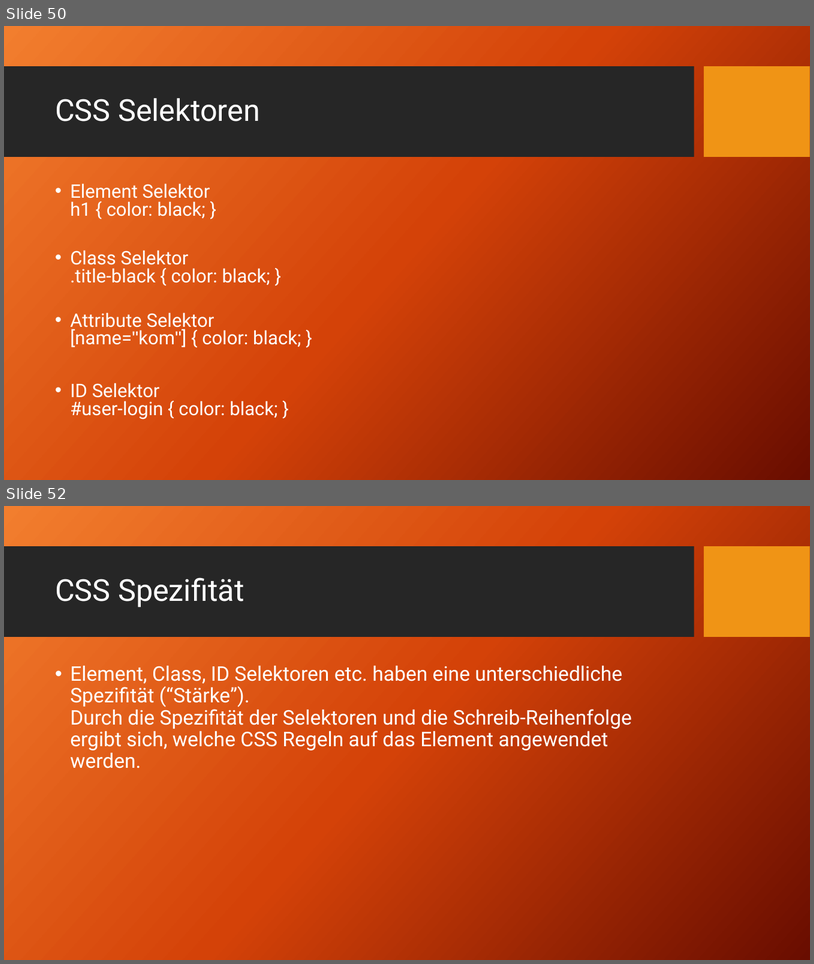
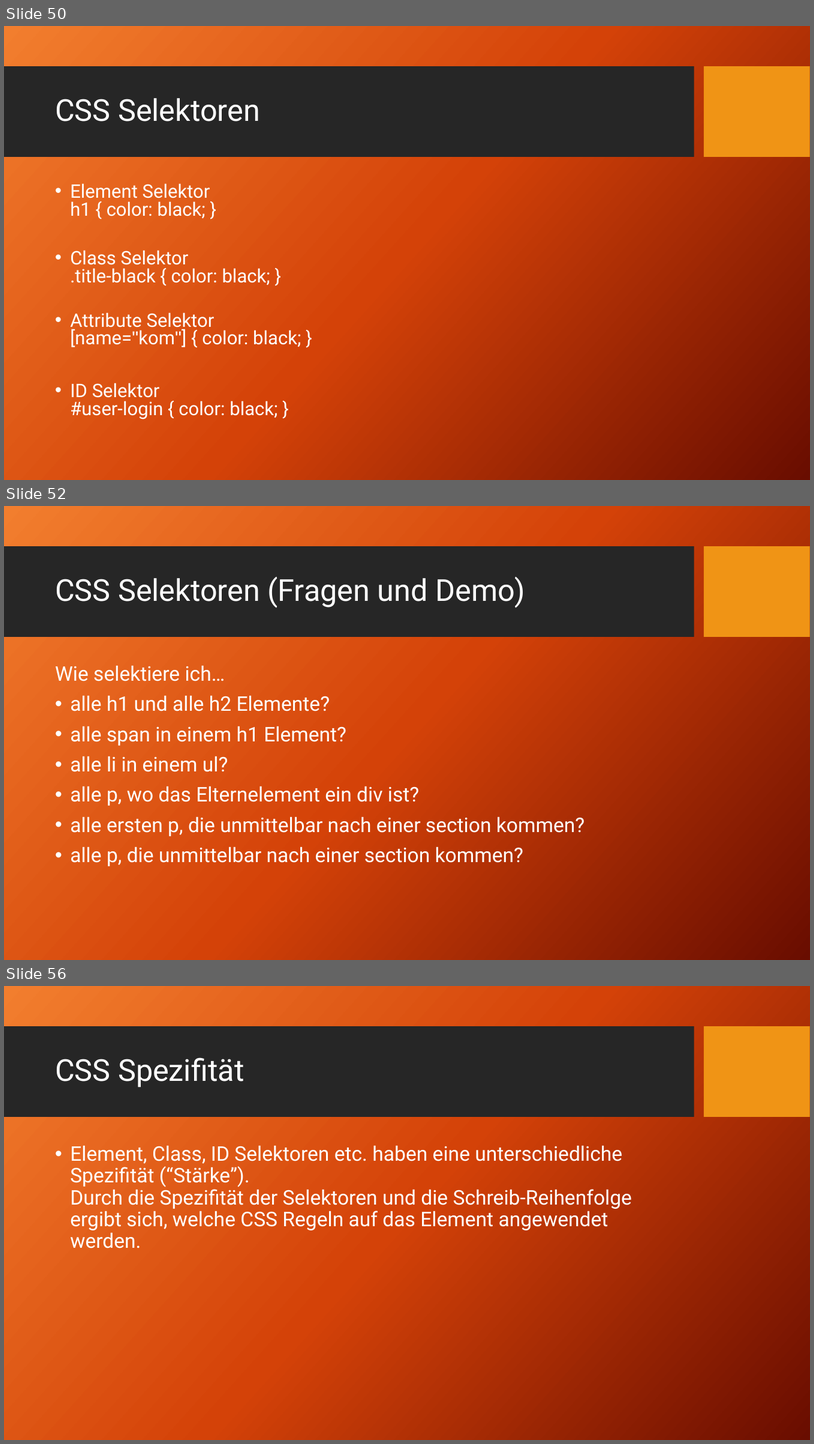
Before and after one commit to TomFrey/htmlCssBasicUebungen, a slide deck: html Schulung.pptx. Shown one above the other, each under a label of ours: slides 50 and 52 before the commit, slides 50, 52 and 56 after it; the slides between them are not shown. The pictures are 814x964 and 814x1444 pixels, drawn with LibreOffice and Linux fonts; fonts in the diff are those of the drawing; background and template pictures are left out. Boxes give left, top, right and bottom in pixels: in the first picture for what was removed or moved away, otherwise in the second. Text is boxed around its words. In the diff, an @@ line names an element or a change of style, - is before the commit and + after.

Commit message:
Demo und Folien zu Selektoren

```diff
--- a/html Schulung.pptx
+++ b/html Schulung.pptx
@@ slide 52 added at [4, 506, 810, 960], background picture (left out); not listed: 2 template elements that a slide beside it also shows @@
@@ title added at [55, 577, 525, 608], 36 pt, text #FFFFFF @@
+CSS Selektoren (Fragen und Demo)
@@ text added at [55, 665, 585, 866], 24 pt, text #FFFFFF @@
+Wie selektiere ich…
+• alle h1 und alle h2 Elemente?
+• alle span in einem h1 Element?
+• alle li in einem ul?
+• alle p, wo das Elternelement ein div ist?
+• alle ersten p, die unmittelbar nach einer section kommen?
+• alle p, die unmittelbar nach einer section kommen?
@@ what was slide 52 is now slide 56 @@
```
Also in this commit, not shown: 4 slides changed, 3 other slides added, 3 other files.
